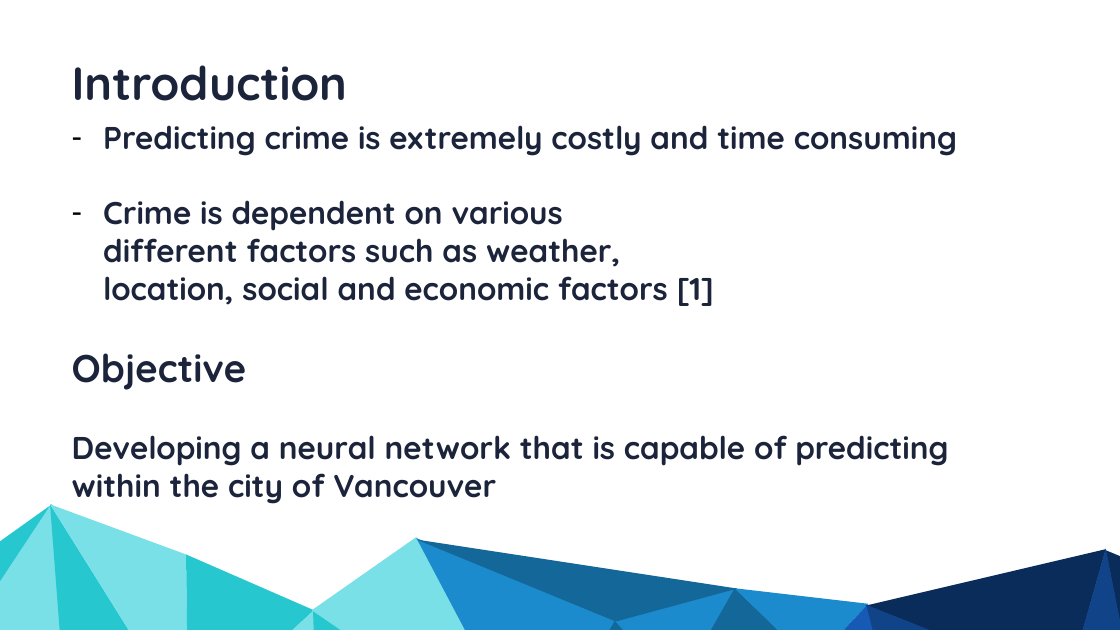
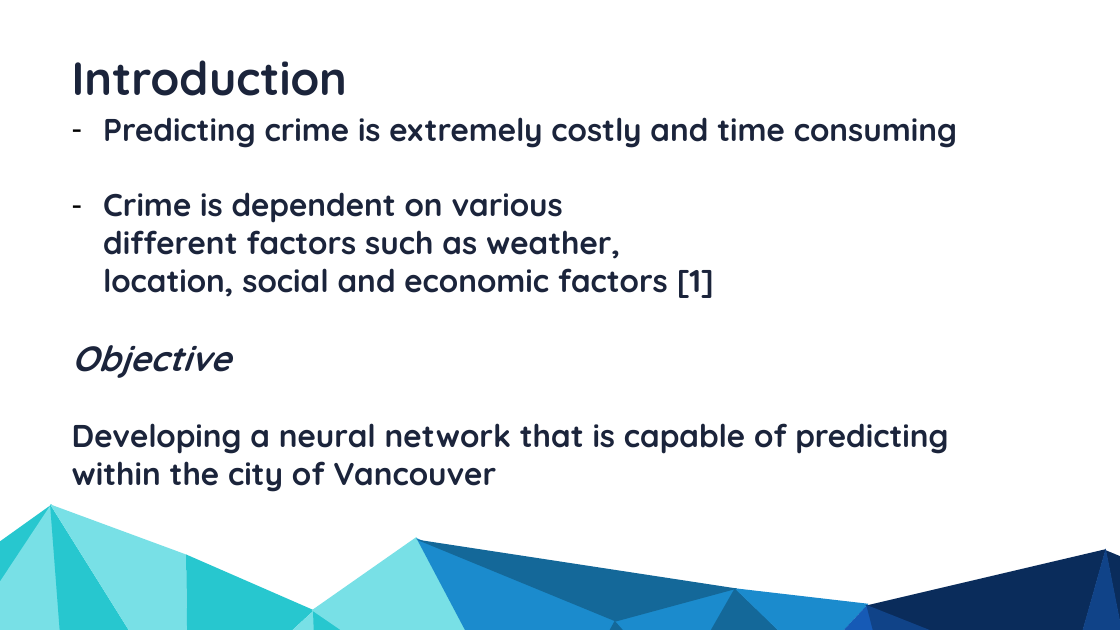
Before and after one commit to NasirKhalid24/Vancouver-Crime-Prediction, a slide deck: slide 3 of Final Presentation.pptx. Drawn at 1120x630 pixels with LibreOffice and Linux fonts; fonts in the diff are those of the drawing. Boxes give left, top, right and bottom in pixels: in the first picture for what was removed or moved away, otherwise in the second. Text is boxed around its words. In the diff, an @@ line names an element or a change of style, - is before the commit and + after.

Commit message:
➕ Added new slides

```diff
--- a/Final Presentation.pptx
+++ b/Final Presentation.pptx
@@ text "Introduction": place and size @@
-text "Introduction" at box(72, 65, 347, 101)
+text "Introduction" at box(72, 60, 347, 96)
@@ text "Predicting crime is extremely costly ...": place and size @@
-text "Predicting crime is extremely costly ..." at box(72, 125, 957, 504)
+text "Predicting crime is extremely costly ..." at box(72, 117, 957, 492)
@@ text at box(72, 345, 231, 378): size 66 to 60 pt, italic on in "Objective" @@
```
Also in this commit, not shown: 14 slides added, 2 other files.
